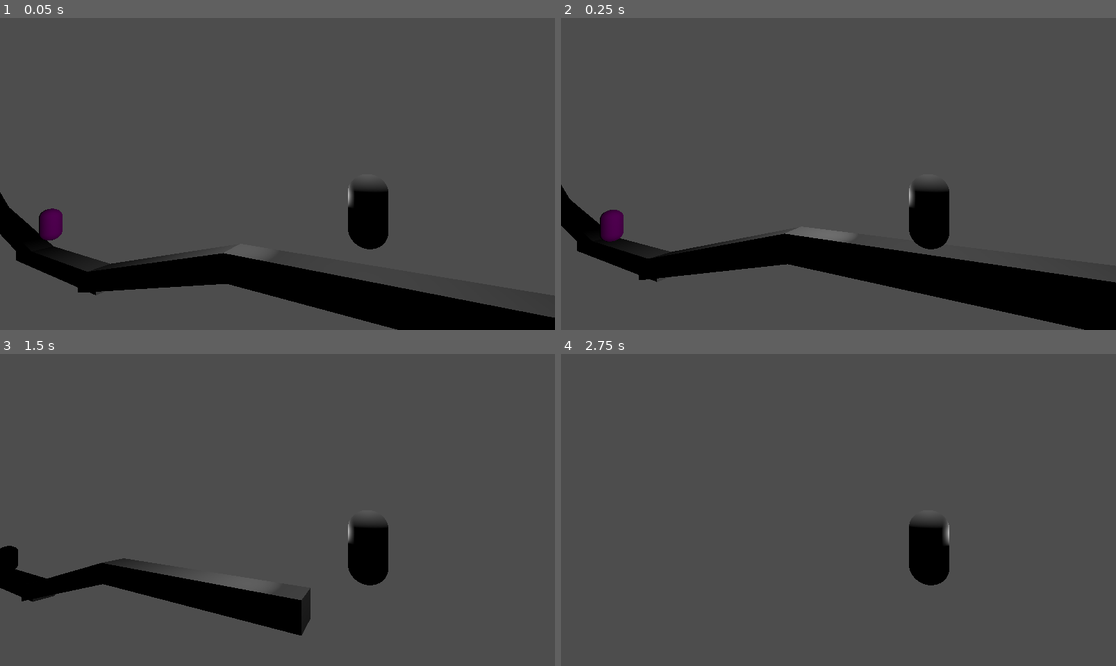
Above: before the commit, frames 1-4 (two rows, left to right).
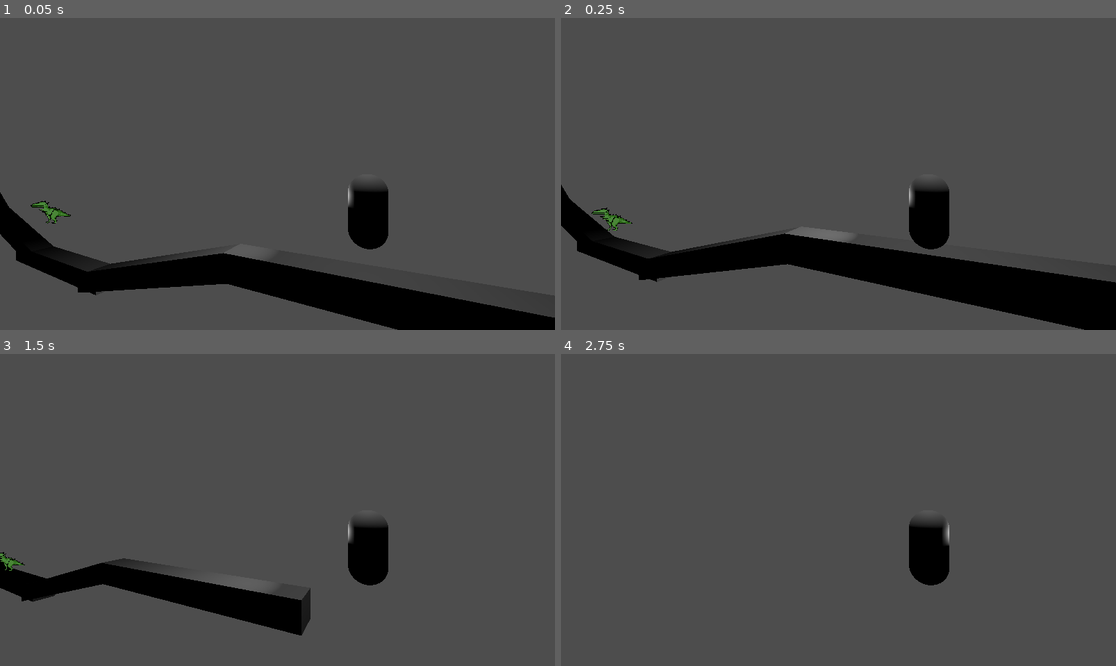
Above: after the commit, the same moments.

Repository: Radhamante/MiniJameGam
Game: Godot game, scene res://Scenes/Levels/Level.tscn
Two runs of this game, one before a commit and one after it. Both use one fixed random seed, a clock stepped at 60 frames per second and the inputs below.
Inputs:
- Up to frame 1 (0.05 s): no input
- Up to frame 2 (0.25 s): no input
- Up to frame 3 (1.5 s): hold D (move_right) 0.53-1.28 s; tap Space (jump) at 0.77 s; hold A (move_left) from 1.28 s (still down)
- Up to frame 4 (2.75 s): tap Space (jump) at 1.52 s; release A (move_left) at 2.03 s; hold D (move_right) from 2.03 s (still down)

The runs differ from the first frame. In frame 1, 0.5% of the frame differs, in the area x 5-13%, y 58-72%; in frame 2, 0.4%; in frame 3, 0.2%; in frame 4, nothing differs.

Commit message:
adding moving dino

Diff:
--- /dev/null
+++ b/Asset/Ennemies/IddleEnnemy.tres
@@ -0,0 +1,39 @@
+[gd_resource type="SpriteFrames" load_steps=7 format=3 uid="uid://boicabvtw6y6f"]
+
+[ext_resource type="Texture2D" uid="uid://l6yd6m0pnxa2" path="res://Asset/Ennemies/Iddle01.png" id="1_1gpdn"]
+[ext_resource type="Texture2D" uid="uid://ceh8518j8qvbh" path="res://Asset/Ennemies/Iddle02.png" id="2_41cxj"]
+[ext_resource type="Texture2D" uid="uid://ia24pbj13prd" path="res://Asset/Ennemies/Run01.png" id="3_g1ulm"]
+[ext_resource type="Texture2D" uid="uid://ckv4r7unnqucf" path="res://Asset/Ennemies/Run02.png" id="4_duj5p"]
+[ext_resource type="Texture2D" uid="uid://i37rljmhidx0" path="res://Asset/Ennemies/Run03.png" id="5_x2vx6"]
+[ext_resource type="Texture2D" uid="uid://dx267553a4g5p" path="res://Asset/Ennemies/Run04.png" id="6_d62hd"]
+
+[resource]
+animations = [{
+"frames": [{
+"duration": 1.0,
+"texture": ExtResource("1_1gpdn")
+}, {
+"duration": 1.0,
+"texture": ExtResource("2_41cxj")
+}],
+"loop": true,
+"name": &"Iddle",
+"speed": 8.0
+}, {
+"frames": [{
+"duration": 1.0,
+"texture": ExtResource("3_g1ulm")
+}, {
+"duration": 1.0,
+"texture": ExtResource("4_duj5p")
+}, {
+"duration": 1.0,
+"texture": ExtResource("5_x2vx6")
+}, {
+"duration": 1.0,
+"texture": ExtResource("6_d62hd")
+}],
+"loop": true,
+"name": &"Run",
+"speed": 15.0
+}]
--- a/Enemies/Raptor/raptor.tscn
+++ b/Enemies/Raptor/raptor.tscn
@@ -1,20 +1,22 @@
-[gd_scene load_steps=5 format=3 uid="uid://cuwbc7ykhu062"]
+[gd_scene load_steps=4 format=3 uid="uid://cuwbc7ykhu062"]
 
 [ext_resource type="Script" path="res://Enemies/Raptor/script/raptor.gd" id="1_rtl85"]
-
-[sub_resource type="StandardMaterial3D" id="StandardMaterial3D_024u2"]
-albedo_color = Color(1, 0, 1, 1)
-
-[sub_resource type="CapsuleMesh" id="CapsuleMesh_c5bgy"]
-material = SubResource("StandardMaterial3D_024u2")
+[ext_resource type="SpriteFrames" uid="uid://boicabvtw6y6f" path="res://Asset/Ennemies/IddleEnnemy.tres" id="2_5u11q"]
 
 [sub_resource type="CapsuleShape3D" id="CapsuleShape3D_7quna"]
 
 [node name="Raptor" type="CharacterBody3D"]
 script = ExtResource("1_rtl85")
 
-[node name="MeshInstance3D" type="MeshInstance3D" parent="."]
-mesh = SubResource("CapsuleMesh_c5bgy")
+[node name="Collision_ground" type="CollisionShape3D" parent="."]
+transform = Transform3D(1, 0, 0, 0, 1, 0, 0, 0, 1, 0, 0.998939, 0)
+shape = SubResource("CapsuleShape3D_7quna")
 
-[node name="Collision_ground" type="CollisionShape3D" parent="."]
-shape = SubResource("CapsuleShape3D_7quna")
+[node name="AnimatedSprite3D" type="AnimatedSprite3D" parent="."]
+transform = Transform3D(3.32768, 0, 0, 0, 2.95983, 0, 0, 0, 1, -0.00724077, 1.2008, -0.0143865)
+flip_h = true
+billboard = 1
+texture_filter = 0
+sprite_frames = ExtResource("2_5u11q")
+animation = &"Iddle"
+autoplay = "Iddle"
--- a/Enemies/Raptor/script/raptor.gd
+++ b/Enemies/Raptor/script/raptor.gd
@@ -1,6 +1,7 @@
 extends CharacterBody3D
 
 @export var player: Node3D
+@onready var anim = $AnimatedSprite3D
 
 const MAX_SPEED = 6.0
 const ACCELERATION = 0.5
@@ -14,6 +15,8 @@
 	if not is_on_floor():
 		velocity.y -= gravity * delta
 	if position.distance_to(player.position) < 15.0:
+		#line play anim run
+		anim.play("Run")
 		if global_position.z < player.global_position.z:
 			look_at(position + Vector3.MODEL_FRONT)
 			velocity.z = max(velocity.z - ACCELERATION, -MAX_SPEED)
@@ -23,5 +26,7 @@
 		print(velocity.z)
 	else:
 		velocity.z = lerp(velocity.z, 0.0, FRICTION)
+		#line return anim iddle
+		anim.play("Iddle")
 
 	move_and_slide()
Binary file added: Asset/Ennemies/Iddle01.png
Not shown, added: Asset/Ennemies/Iddle01.png.import
Binary file added: Asset/Ennemies/Iddle02.png
Not shown, added: Asset/Ennemies/Iddle02.png.import
Binary file added: Asset/Ennemies/Run01.png
Not shown, added: Asset/Ennemies/Run01.png.import
Binary file added: Asset/Ennemies/Run02.png
Not shown, added: Asset/Ennemies/Run02.png.import
Binary file added: Asset/Ennemies/Run03.png
Not shown, added: Asset/Ennemies/Run03.png.import
Binary file added: Asset/Ennemies/Run04.png
Not shown, added: Asset/Ennemies/Run04.png.import
